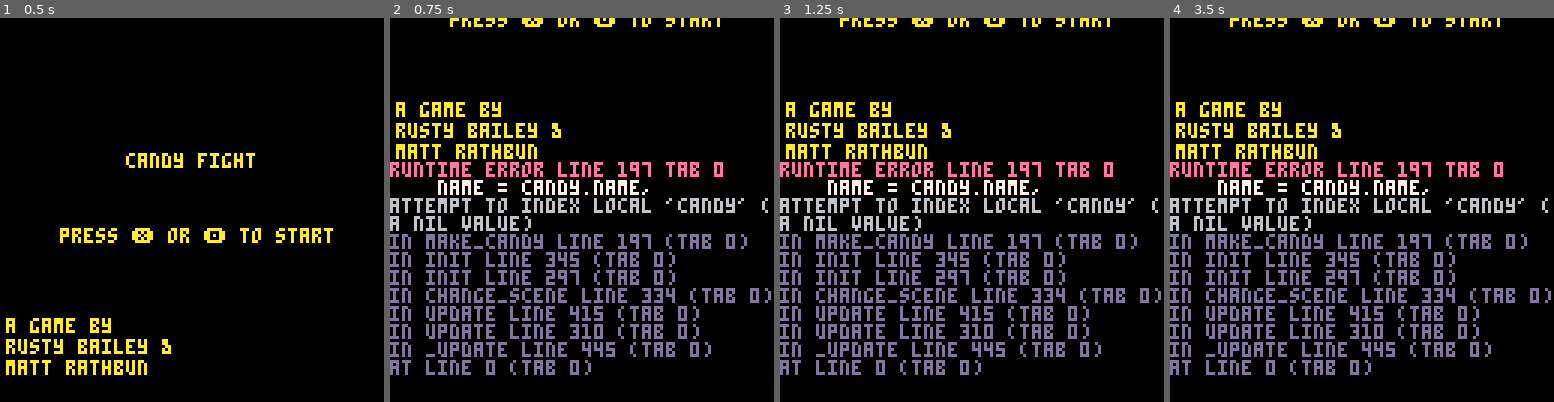
Above: before the commit, frames 1-4 (left to right).
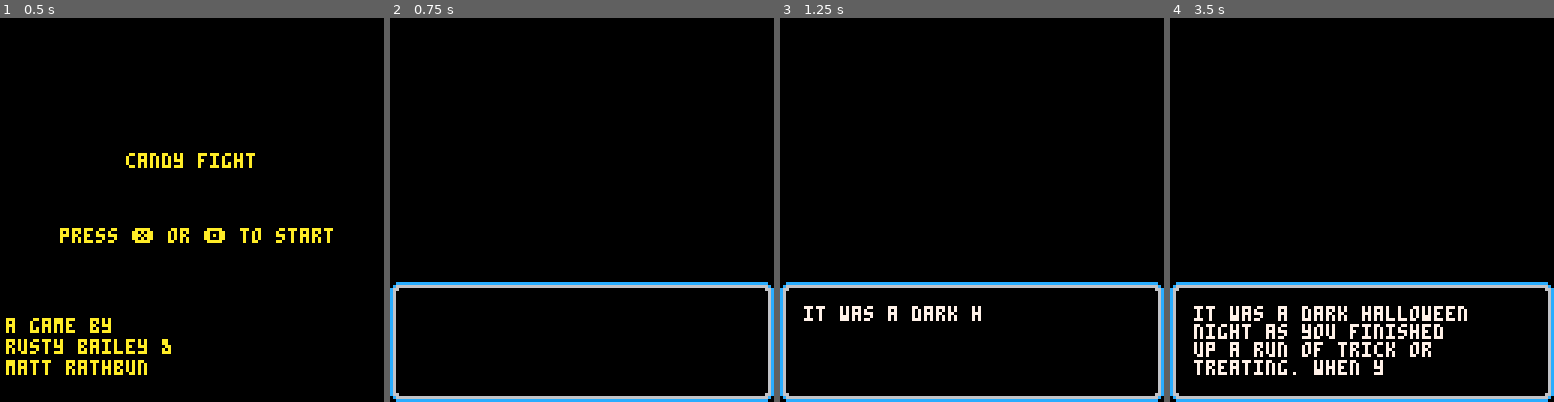
Above: after the commit, the same moments.

Repository: rustybailey/candy-fight
Game: PICO-8 cartridge game.p8
Two runs of this game, one before a commit and one after it. Both use one fixed random seed, a clock stepped at 60 frames per second and the inputs below.
Inputs:
- Up to frame 1 (0.5 s): no input
- Up to frame 2 (0.75 s): tap O (Z key) at 0.7 s
- Up to frame 3 (1.25 s): no input
- Up to frame 4 (3.5 s): tap O (Z key) every 0.4 s from 1.7 to 3.3 s; hold Up 2.15-2.42 s

Frame 1 is identical in both runs. In frame 2, 20% of the frame differs, in the area x 0-100%, y 0-100%; in frame 3, 20%; in frame 4, 21%.
Error before the commit: runtime error line 197 tab 0; name = candy.name,; attempt to index local 'candy' (a nil value)

Commit message:
Create story scene and rework dialog to work with a multiline text

Diff:
--- a/game.p8
+++ b/game.p8
@@ -32,24 +32,25 @@
   x = 8,
   y = 96,
   color = 7,
-  current_message = nil,
-  message = nil,
-  animation_loop = nil,
-  max_chars_per_line = 27,
+  max_chars_per_line = 24,
+  max_lines = 4,
   trigger = function(self, message, autoplay)
     -- default autoplay to true
     self.autoplay = type(autoplay) == "nil" and true or autoplay
+    self.current_message = ''
+    self.messages_by_line = nil
+    self.animation_loop = nil
+    self.current_lines = 1
+    self.pause_dialog = false
     self:format_message(message)
     self.animation_loop = cocreate(self.animate_text)
     add(animations, self.animation_loop)
   end,
   format_message = function(self, message)
-    local total_msg = ''
+    local total_msg = {}
     local word = ''
     local letter = ''
-    local delimiter = ''
-    self.current_line_msg = ''
-    self.num_lines = 1
+    local current_line_msg = ''
 
     for i = 1, #message do
       -- get the current letter add
@@ -59,30 +60,53 @@
       word ..= letter
 
       -- if it's a space or the end of the message,
-      -- determine whether we need to put this word on a new line
+      -- determine whether we need to continue the current message
+      -- or start it on a new line
       if letter == ' ' or i == #message then
-        local line_length = #self.current_line_msg + #word
+        -- get the potential line length if this word were to be added
+        local line_length = #current_line_msg + #word
+        -- if this would overflow the dialog width
         if line_length > self.max_chars_per_line then
-          word = '\n' .. word
-          self.num_lines += 1
-          self.current_line_msg = ''
+          -- add our current line to the total message table
+          add(total_msg, current_line_msg)
+          -- and start a new line with this word
+          current_line_msg = word
         else
-          self.current_line_msg ..= word
+          -- otherwise, continue adding to the current line
+          current_line_msg ..= word
         end
 
-        total_msg ..= word
+        -- if this is the last letter and it didn't overflow
+        -- the dialog width, then go ahead and add it
+        if i == #message then
+          add(total_msg, current_line_msg)
+        end
+
+        -- reset the word since we've written
+        -- a full word to the current message
         word = ''
       end
     end
 
-    self.message = total_msg
+    self.messages_by_line = total_msg
   end,
   animate_text = function(self)
-    for i = 1, #self.message + 1 do
-      self.current_message = sub(self.message, 1, i)
-
-      if (i % 5 == 0) sfx(2)
-      yield()
+    -- for each line, write it out letter by letter
+    -- if we each the max lines, pause the coroutine
+    -- wait for input in update before proceeding
+    for k, line in pairs(self.messages_by_line) do
+      for i = 1, #line do
+        self.current_message ..= sub(line, i, i)
+
+        if (i % 5 == 0) sfx(2)
+        yield()
+      end
+      self.current_message ..= '\n'
+      self.current_lines += 1
+      if (self.current_lines > self.max_lines) then
+        self.pause_dialog = true
+        yield()
+      end
     end
 
     if (self.autoplay) then
@@ -97,15 +121,18 @@
     -- @todo deal with line wraps for long messages
 
     if (self.animation_loop and costatus(self.animation_loop) != 'dead') then
-      coresume(self.animation_loop, self)
+      if (not self.pause_dialog) then
+        coresume(self.animation_loop, self)
+      else
+        if btnp(4) then
+          self.pause_dialog = false
+          self.current_lines = 1
+          self.current_message = ''
+        end
+      end
     elseif (self.animation_loop and self.current_message) then
-      if (not self.autoplay and btnp(4)) then
-        self.current_message = nil
-        del(animations, self.animation_loop)
-      elseif self.autoplay then
-        self.current_message = nil
-        del(animations, self.animation_loop)
-      end
+      if (self.autoplay) self.current_message = ''
+      del(animations, self.animation_loop)
     end
   end,
   draw = function(self)
@@ -113,13 +140,14 @@
       print(self.current_message, self.x, self.y, self.color)
     end
 
+    -- @todo fix this. it's no longer working after converting to an array of lines
     if (not self.autoplay and self.message and self.current_message == self.message) then
       -- @todo make it blink
       -- @todo use a down arrow sprite instead of square
       -- draw end cursor
       local square_height = 2
-      local top_left_x = self.x + (#self.current_line * 4) - 2
-      local top_left_y = self.y + ((self.number_of_lines) * 6) - square_height - 2
+      local top_left_x = self.x + (#self.current_line_msg * 4) - 2
+      local top_left_y = self.y + ((self.num_lines) * 6) - square_height - 2
       rectfill(
         top_left_x,
         top_left_y,
@@ -128,6 +156,13 @@
         self.color
       )
     end
+
+    -- debugging formatted message
+    -- local offset = 0
+    -- for k,line in pairs(self.messages_by_line) do
+    --   print(line, 10, 10 + (7 * offset), 10)
+    --   offset += 1
+    -- end
   end
 }
 
@@ -417,7 +452,7 @@
     if self.blinking_counter > 30 then self.blinking_counter = 0 end
 
     if btnp(4) then
-      change_scene(battle_screen)
+      change_scene(story_screen)
     end
   end,
   draw = function(self)
@@ -436,7 +471,27 @@
   end
 })
 
+story_screen = make_scene({
+  x = 0,
+  y = 88,
+  init = function(self)
+    self:add(dialog)
+    local message = "it was a dark halloween night as you finished up a run of trick or treating. when you arrive home with your friends, you sort through your candy hoping for the best treats. however, as soon as you're about to bite into a delicious candy, it turns out to be more of a trick than a treat, and engages in battle with your friend's candy."
+    dialog:trigger(message, false)
+  end,
+  update = function(self)
+    if (#animations == 0) then
+      change_scene(battle_screen)
+    end
+  end,
+  draw = function(self)
+    cls()
+    map(0, 16)
+  end
+})
+
 current_scene = title_screen
+-- current_scene = story_screen
 -- current_scene = battle_screen
 
 -- player = {hp = 0}
@@ -494,11 +549,27 @@
 0500000000000000000000000000000600000000000000000000000000000000000000000000000000000000000000000000000000000000000000000000000000000000000000000000000000000000000000000000000000000000000000000000000000000000000000000000000000000000000000000000000000000000
 0500000000000000000000000000000600000000000000000000000000000000000000000000000000000000000000000000000000000000000000000000000000000000000000000000000000000000000000000000000000000000000000000000000000000000000000000000000000000000000000000000000000000000
 0308080808080808080808080808080400000000000000000000000000000000000000000000000000000000000000000000000000000000000000000000000000000000000000000000000000000000000000000000000000000000000000000000000000000000000000000000000000000000000000000000000000000000
-…(8 lines of a section not shown)…
+0000000000000000000000000000000000000000000000000000000000000000000000000000000000000000000000000000000000000000000000000000000000000000000000000000000000000000000000000000000000000000000000000000000000000000000000000000000000000000000000000000000000000000
+0000000000000000000000000000000000000000000000000000000000000000000000000000000000000000000000000000000000000000000000000000000000000000000000000000000000000000000000000000000000000000000000000000000000000000000000000000000000000000000000000000000000000000
+0000000000000000000000000000000000000000000000000000000000000000000000000000000000000000000000000000000000000000000000000000000000000000000000000000000000000000000000000000000000000000000000000000000000000000000000000000000000000000000000000000000000000000
+0000000000000000000000000000000000000000000000000000000000000000000000000000000000000000000000000000000000000000000000000000000000000000000000000000000000000000000000000000000000000000000000000000000000000000000000000000000000000000000000000000000000000000
+0000000000000000000000000000000000000000000000000000000000000000000000000000000000000000000000000000000000000000000000000000000000000000000000000000000000000000000000000000000000000000000000000000000000000000000000000000000000000000000000000000000000000000
+0000000000000000000000000000000000000000000000000000000000000000000000000000000000000000000000000000000000000000000000000000000000000000000000000000000000000000000000000000000000000000000000000000000000000000000000000000000000000000000000000000000000000000
+0000000000000000000000000000000000000000000000000000000000000000000000000000000000000000000000000000000000000000000000000000000000000000000000000000000000000000000000000000000000000000000000000000000000000000000000000000000000000000000000000000000000000000
+0000000000000000000000000000000000000000000000000000000000000000000000000000000000000000000000000000000000000000000000000000000000000000000000000000000000000000000000000000000000000000000000000000000000000000000000000000000000000000000000000000000000000000
+0000000000000000000000000000000000000000000000000000000000000000000000000000000000000000000000000000000000000000000000000000000000000000000000000000000000000000000000000000000000000000000000000000000000000000000000000000000000000000000000000000000000000000
+0000000000000000000000000000000000000000000000000000000000000000000000000000000000000000000000000000000000000000000000000000000000000000000000000000000000000000000000000000000000000000000000000000000000000000000000000000000000000000000000000000000000000000
+0000000000000000000000000000000000000000000000000000000000000000000000000000000000000000000000000000000000000000000000000000000000000000000000000000000000000000000000000000000000000000000000000000000000000000000000000000000000000000000000000000000000000000
+0107070707070707070707070707070200000000000000000000000000000000000000000000000000000000000000000000000000000000000000000000000000000000000000000000000000000000000000000000000000000000000000000000000000000000000000000000000000000000000000000000000000000000
+0500000000000000000000000000000600000000000000000000000000000000000000000000000000000000000000000000000000000000000000000000000000000000000000000000000000000000000000000000000000000000000000000000000000000000000000000000000000000000000000000000000000000000
+0500000000000000000000000000000600000000000000000000000000000000000000000000000000000000000000000000000000000000000000000000000000000000000000000000000000000000000000000000000000000000000000000000000000000000000000000000000000000000000000000000000000000000
+0500000000000000000000000000000600000000000000000000000000000000000000000000000000000000000000000000000000000000000000000000000000000000000000000000000000000000000000000000000000000000000000000000000000000000000000000000000000000000000000000000000000000000
+0308080808080808080808080808080400000000000000000000000000000000000000000000000000000000000000000000000000000000000000000000000000000000000000000000000000000000000000000000000000000000000000000000000000000000000000000000000000000000000000000000000000000000
+…(8 lines of a section not shown)…
